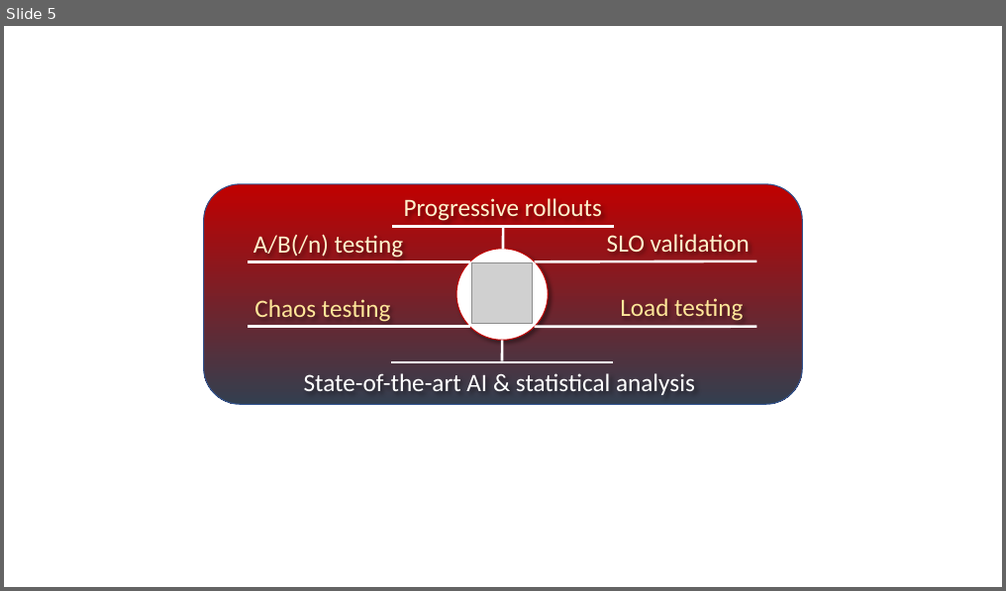
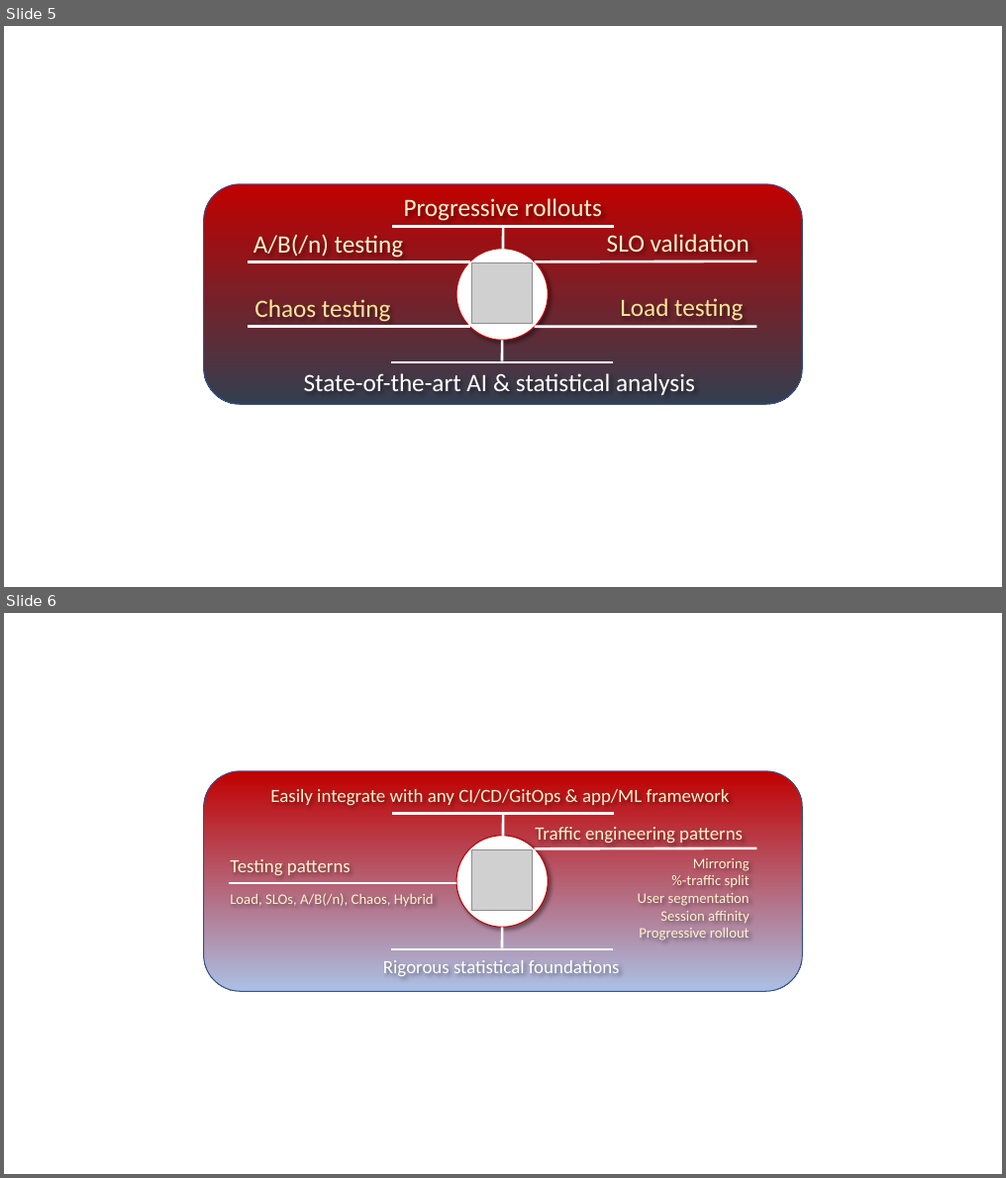
Before and after one commit to iter8-tools/iter8, a slide deck: mkdocs/docs/images/src/illustration.pptx. Shown one above the other, each under a label of ours: slide 5 before the commit, slides 5 and 6 after it. The pictures are 1006x591 and 1006x1178 pixels, drawn with LibreOffice and Linux fonts; fonts in the diff are those of the drawing; grey boxes stand for pictures. Boxes give left, top, right and bottom in pixels: in the first picture for what was removed or moved away, otherwise in the second. Text is boxed around its words. In the diff, an @@ line names an element or a change of style, - is before the commit and + after.

```diff
--- a/mkdocs/docs/images/src/illustration.pptx
+++ b/mkdocs/docs/images/src/illustration.pptx
@@ slide 6 added at (x1=4, y1=613, x2=1002, y2=1174), background #FFFFFF @@
@@ rounded rectangle added at (x1=204, y1=771, x2=803, y2=991), fill gradient #C00000 to #ABC0E4 to #44546A, outline #325491 1 pt @@
@@ text added at (x1=270, y1=789, x2=730, y2=806), 18 pt, text gradient #FFF2CC to #FFFFFF @@
+Easily integrate with any CI/CD/GitOps & app/ML framework
@@ line added from (614, 814) to (392, 814), #FFFFFF 2.5 pt @@
@@ line added from (503, 815) to (503, 836), #FFFFFF 2.5 pt @@
@@ ellipse added at (x1=456, y1=836, x2=548, y2=927), fill #FFFFFF, outline #C00000 1 pt @@
@@ picture added at (x1=472, y1=850, x2=534, y2=911) @@
@@ line added from (535, 849) to (757, 849), #B70703 2.5 pt @@
@@ text added at (x1=535, y1=827, x2=743, y2=843), 18 pt, text gradient #FFF2CC to #FFFFFF @@
+Traffic engineering patterns
@@ text added at (x1=230, y1=860, x2=350, y2=875), 18 pt, text gradient #FFF2CC to #FFFFFF @@
+Testing patterns
@@ text added at (x1=638, y1=859, x2=749, y2=941), 14 pt, text gradient #FFF2CC to #FFFFFF @@
+Mirroring
+%-traffic split
+User segmentation Session affinity Progressive rollout
@@ line added from (456, 883) to (229, 883), #B70703 2.5 pt @@
@@ text added at (x1=230, y1=893, x2=434, y2=906), 14 pt, text gradient #FFF2CC to #FFFFFF @@
+Load, SLOs, A/B(/n), Chaos, Hybrid
@@ line added from (503, 928) to (502, 949), #FFFFFF 2.5 pt @@
@@ text added at (x1=383, y1=960, x2=620, y2=976), 18 pt, text gradient #FFFFFF to #FFE699 @@
+Rigorous statistical foundations
@@ line added from (614, 950) to (391, 950), #FFFFFF 2.5 pt @@
```
Also in this commit, not shown: 1 other slide added, 4 other files.
